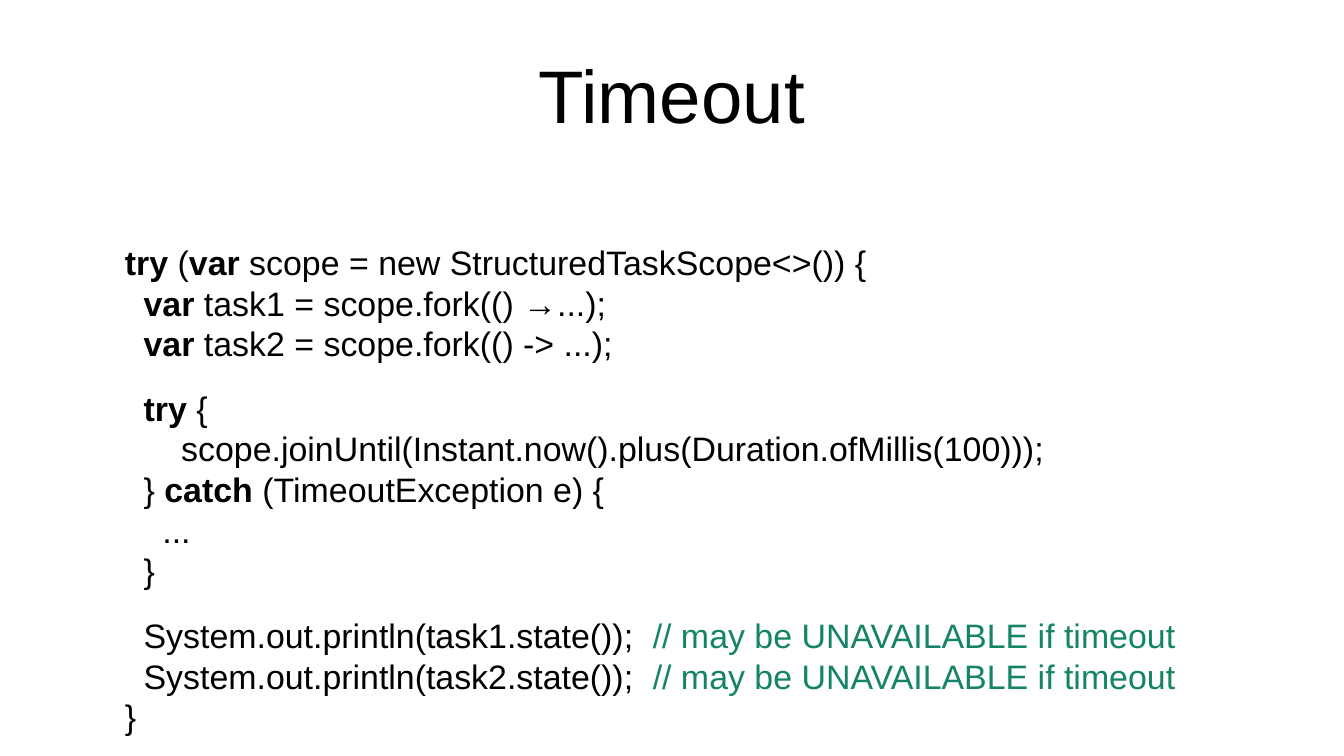
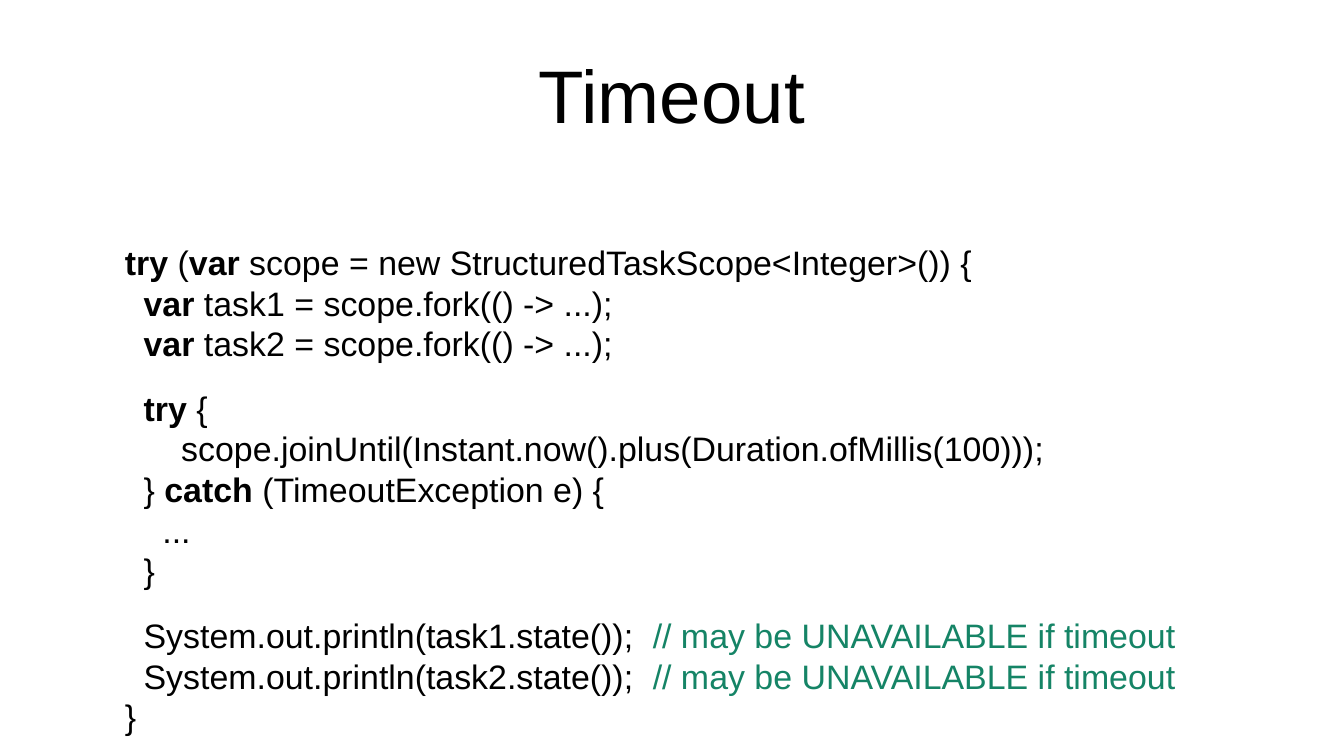
Before and after one commit to forax/loom-fiber, a slide deck: slide 28 of scoop about scopes.odp. Drawn at 1344x756 pixels with LibreOffice and Linux fonts; fonts in the diff are those of the drawing. Boxes give left, top, right and bottom in pixels: in the first picture for what was removed or moved away, otherwise in the second. Text is boxed around its words. In the diff, an @@ line names an element or a change of style, - is before the commit and + after.

```diff
--- a/scoop about scopes.odp
+++ b/scoop about scopes.odp
@@ text at (125, 250, 951, 363): text changed @@
-try (var scope = new StructuredTaskScope<>()) {
-var task1 = scope.fork(() →...);
-var task2 = scope.fork(() -> ...);
+try (var scope = new StructuredTaskScope<Integer>()) {
+var task1 = scope.fork(() -> ...);
+var task2 = scope.fork(() -> ...);
```
Also in this commit, not shown: 11 other slides changed, 1 other file.
